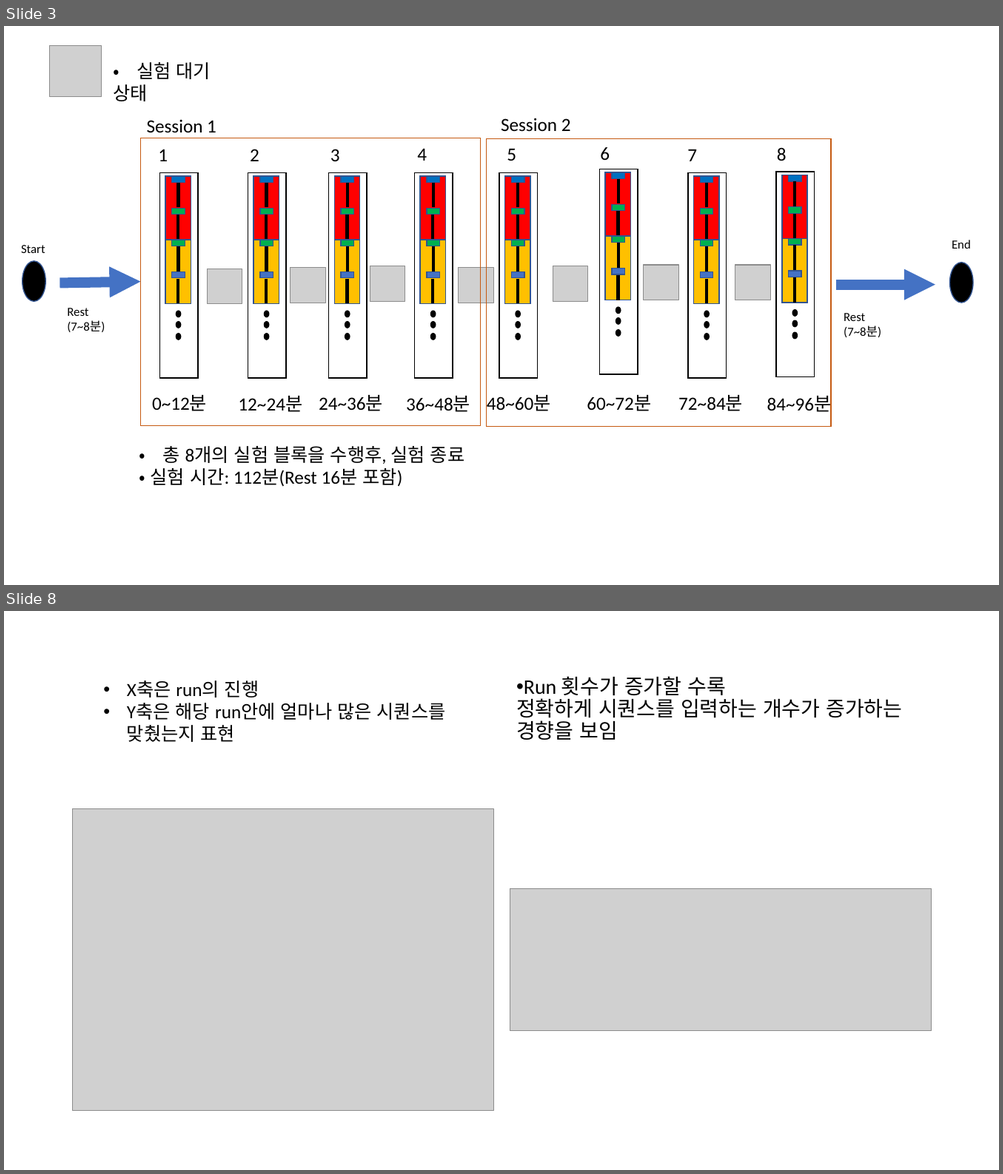
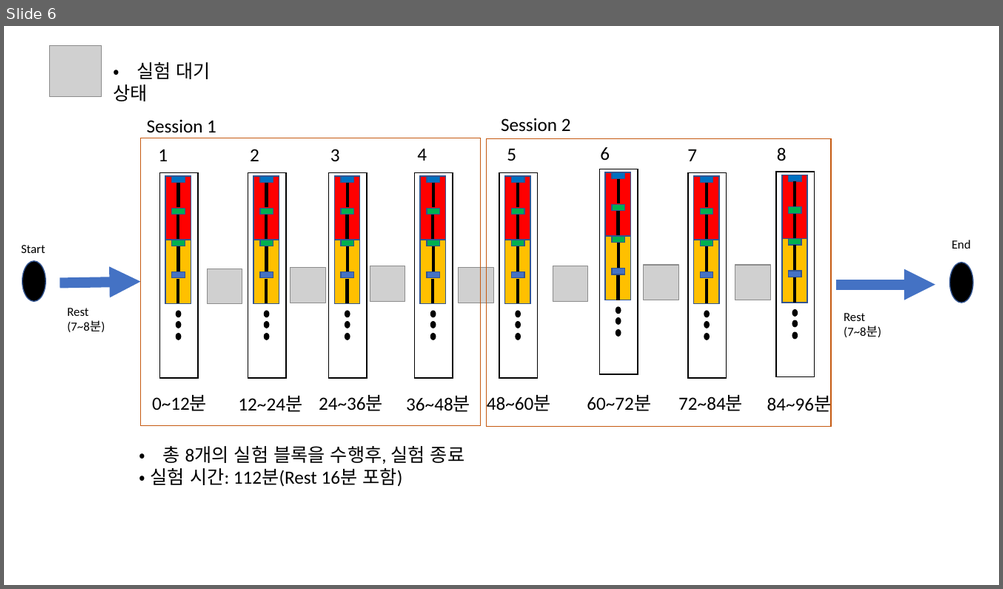
Before and after one commit to SeojinYoon/Statistics_sj, a slide deck: CLMN/Replay_Exp/blueprint/blueprint_0324v2.pptx. Shown one above the other, each under a label of ours: slides 3 and 8 before the commit, slide 6 after it; the slides between them are not shown. The pictures are 1003x1174 and 1003x589 pixels, drawn with LibreOffice and Linux fonts; fonts in the diff are those of the drawing; grey boxes stand for pictures. Boxes give left, top, right and bottom in pixels: in the first picture for what was removed or moved away, otherwise in the second. Text is boxed around its words. In the diff, an @@ line names an element or a change of style, - is before the commit and + after.

```diff
--- a/CLMN/Replay_Exp/blueprint/blueprint_0324v2.pptx
+++ b/CLMN/Replay_Exp/blueprint/blueprint_0324v2.pptx
@@ slide 8 removed at (4, 611, 999, 1170), background #FFFFFF @@
@@ text removed at (516, 676, 902, 740) @@
-• Run 횟수가 증가할 수록
-  정확하게 시퀀스를 입력하는 개수가 증가하는 경향을 보임
@@ text removed at (127, 681, 446, 742) @@
-• X축은 run의 진행
-• Y축은 해당 run안에 얼마나 많은 시퀀스를
-  맞췄는지 표현
@@ picture removed at (73, 809, 494, 1111) @@
@@ picture removed at (510, 889, 931, 1031) @@
@@ what was slide 3 is now slide 6 @@
```
Also in this commit, not shown: 3 slides added, 4 other slides removed, 2 other files.
